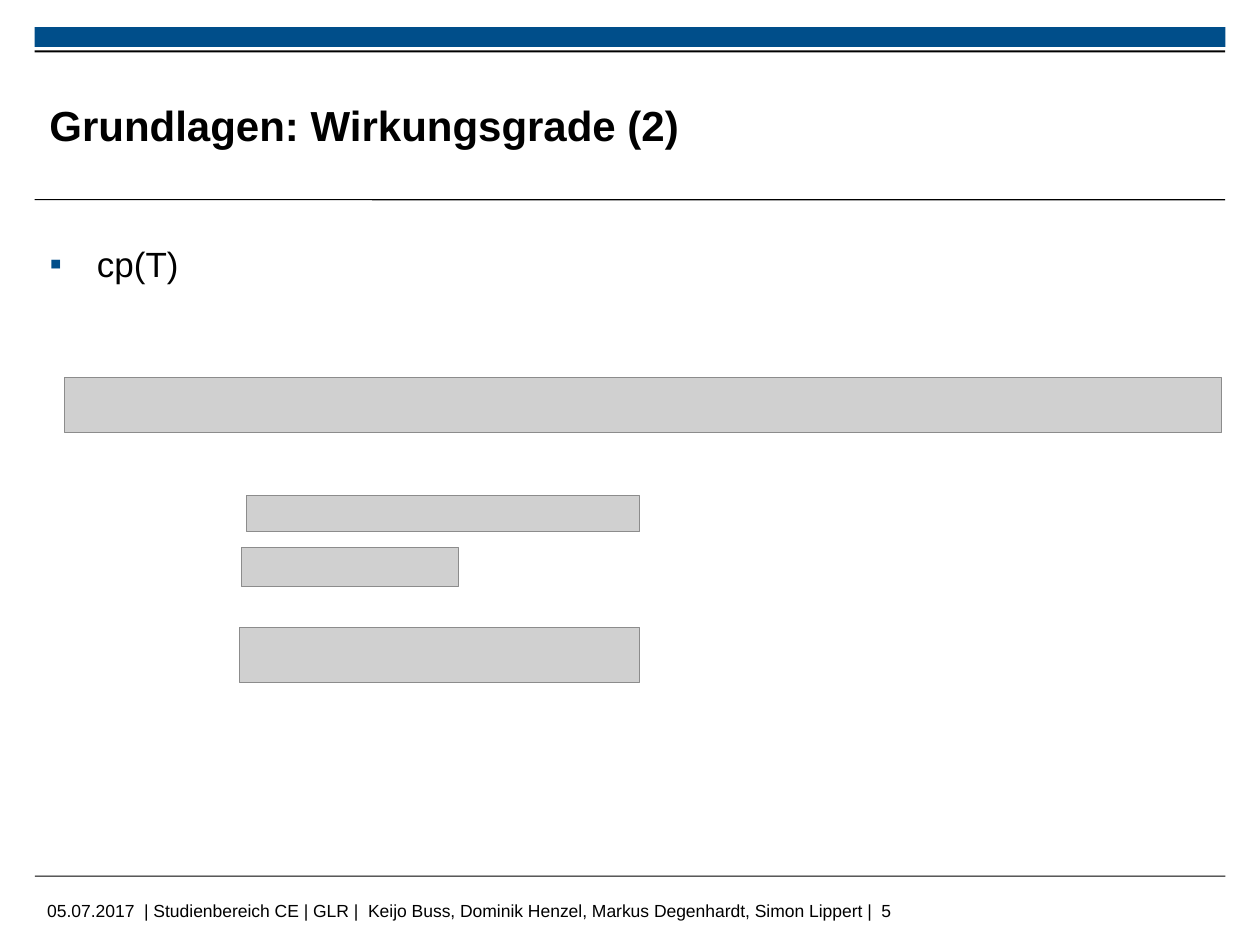
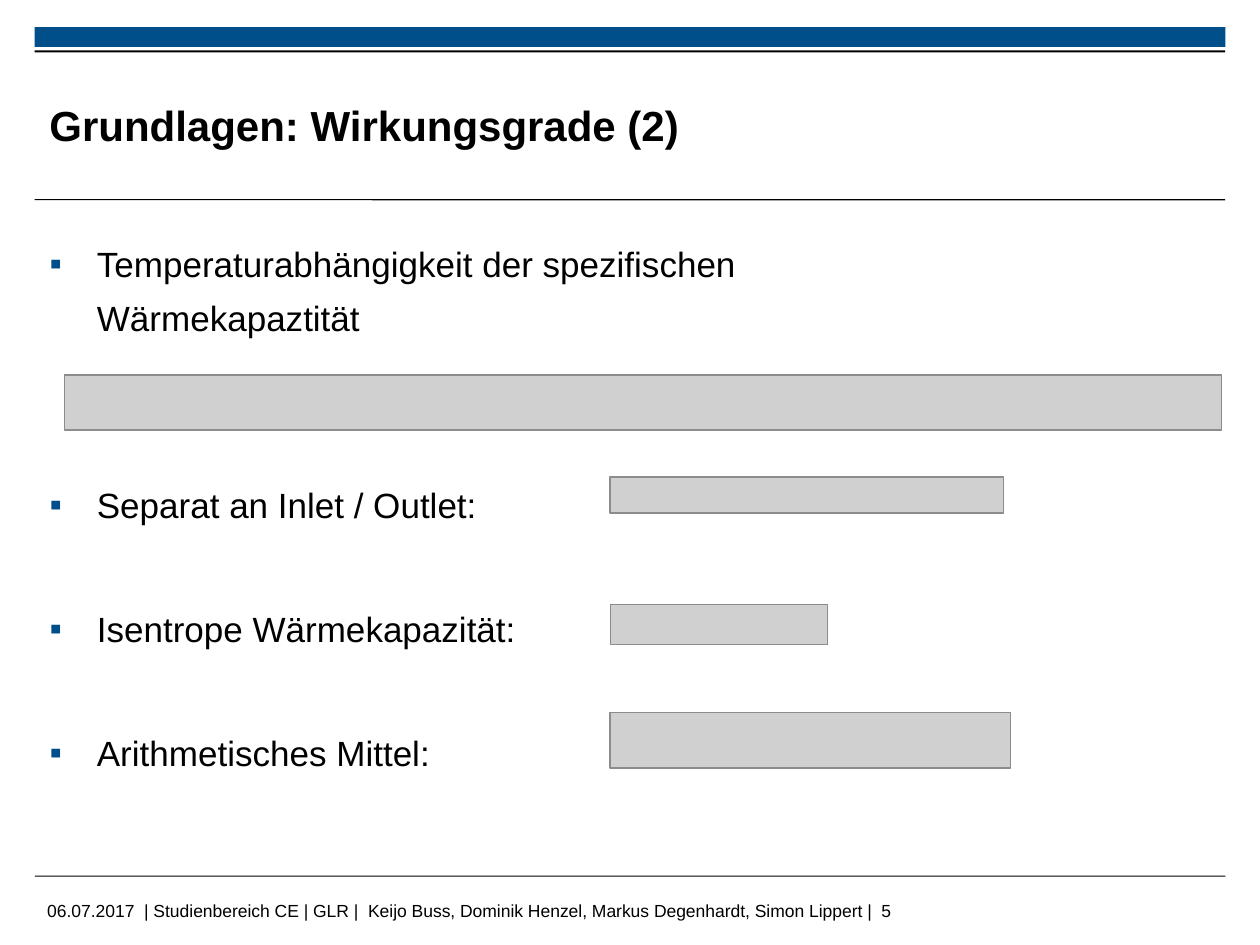
Before and after one commit to MDegenhardt/AusarbeitungADP, a slide deck: slide 5 of Präsentation/Abschluss_Präsentation_Keijo.pptx. Drawn at 1260x945 pixels with LibreOffice and Linux fonts; fonts in the diff are those of the drawing; grey boxes stand for pictures; background and template pictures are left out. Boxes give left, top, right and bottom in pixels: in the first picture for what was removed or moved away, otherwise in the second. Text is boxed around its words. In the diff, an @@ line names an element or a change of style, - is before the commit and + after.

```diff
--- a/Präsentation/Abschluss_Präsentation_Keijo.pptx
+++ b/Präsentation/Abschluss_Präsentation_Keijo.pptx
@@ text at <box>97,251,736,767</box>: text changed @@
-▪ cp(T)
+▪ Temperaturabhängigkeit der spezifischen Wärmekapaztität
+▪ Separat an Inlet / Outlet:
+▪ Isentrope Wärmekapazität:
+▪ Arithmetisches Mittel:
@@ picture: place and size @@
-picture at <box>247,495,640,532</box>
+picture at <box>610,478,1003,514</box>
@@ picture: place and size @@
-picture at <box>242,547,459,586</box>
+picture at <box>610,605,827,644</box>
@@ picture: place and size @@
-picture at <box>239,627,640,683</box>
+picture at <box>610,713,1011,769</box>
```
Also in this commit, not shown: 4 other slides changed, 2 slides added.
